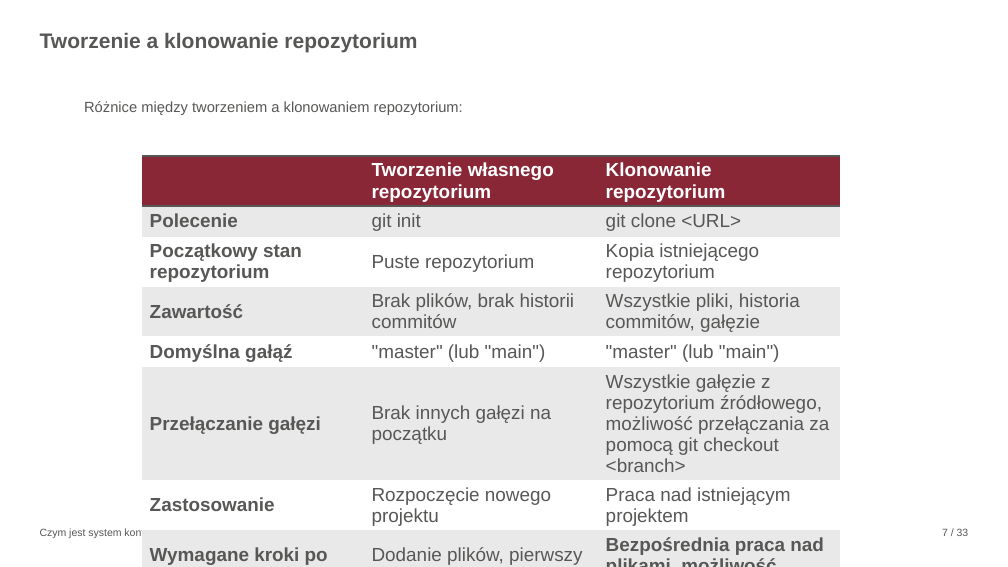
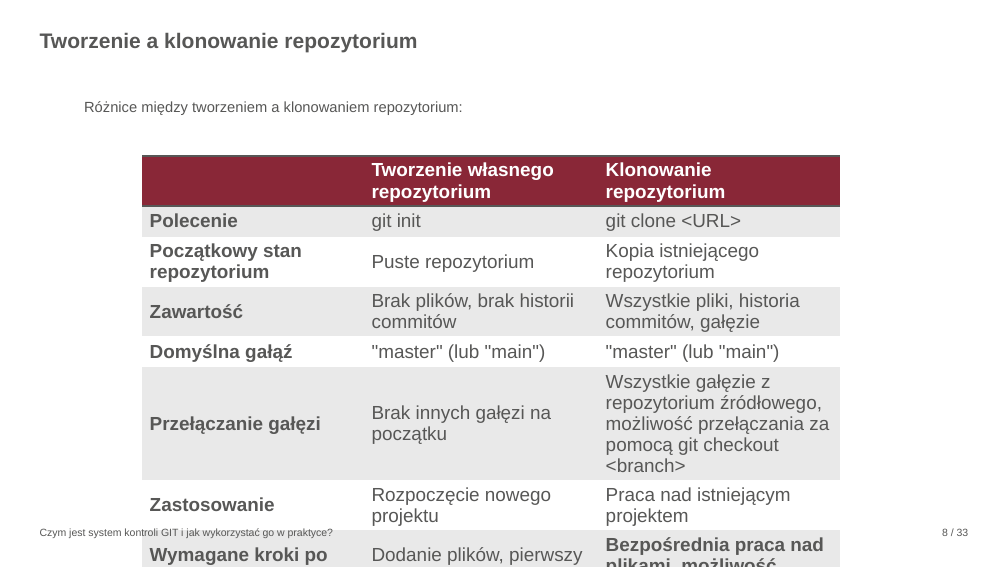
Before and after one commit to KrystynaKan/szkolenie_git, a slide deck: slide 8 of GIT-prezentacja.pptx (slide 7 before the commit). Drawn at 1008x567 pixels with LibreOffice and Linux fonts; fonts in the diff are those of the drawing; background and template pictures are left out. Boxes give left, top, right and bottom in pixels: in the first picture for what was removed or moved away, otherwise in the second. Text is boxed around its words. In the diff, an @@ line names an element or a change of style, - is before the commit and + after.

```diff
--- a/GIT-prezentacja.pptx
+++ b/GIT-prezentacja.pptx
@@ text "Czym jest system kontroli GIT ..." at (x1=40, y1=528, x2=333, y2=539): less space between paragraphs @@
@@ page number added at (x1=942, y1=529, x2=948, y2=536), 10 pt, text none @@
+8
@@ page number at (x1=957, y1=528, x2=969, y2=536): text changed @@
-7 / 33
+8 / 33
```
Also in this commit, not shown: 15 other slides changed, 1 slide added, 23 slides removed.
